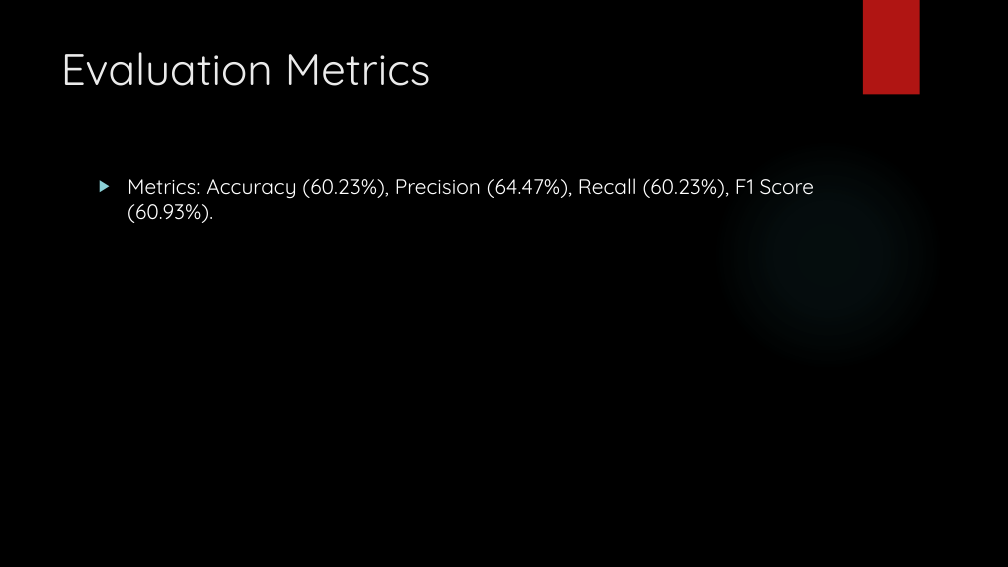
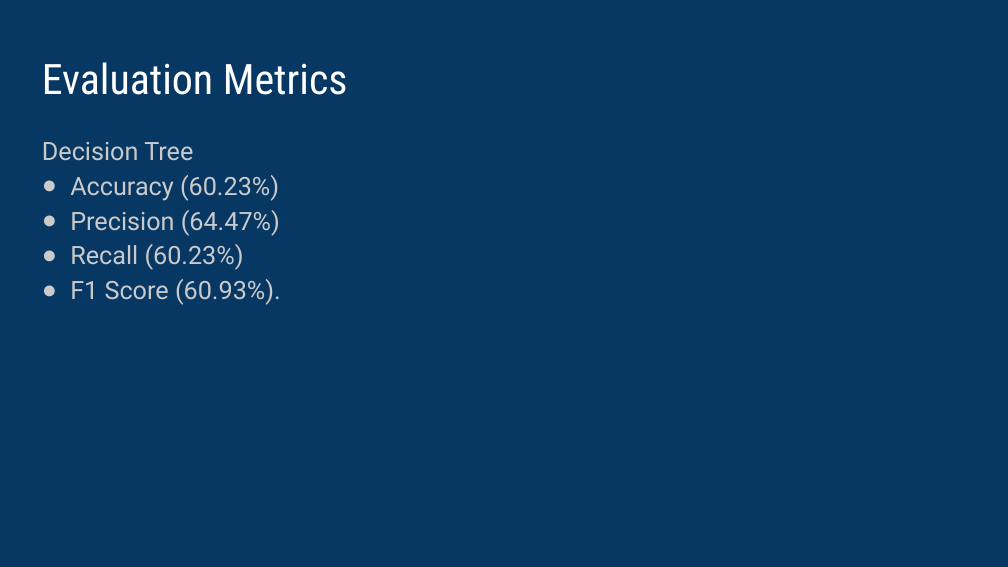
Before and after one commit to vipvivek15/CMPE_255_Final_Project, a slide deck: slide 12 of Final_presentation.pptx (slide 10 before the commit). Drawn at 1008x567 pixels with LibreOffice and Linux fonts; fonts in the diff are those of the drawing; background and template pictures are left out. Boxes give left, top, right and bottom in pixels: in the first picture for what was removed or moved away, otherwise in the second. Text is boxed around its words. In the diff, an @@ line names an element or a change of style, - is before the commit and + after.

```diff
--- a/Final_presentation.pptx
+++ b/Final_presentation.pptx
@@ background picture (left out) to #073763 @@
@@ rectangle removed at [863,0,920,95] @@
@@ title "Evaluation Metrics": place and size @@
-title "Evaluation Metrics" at [61,52,431,86]
+title "Evaluation Metrics" at [42,62,348,95]
@@ title "Evaluation Metrics" at [42,62,348,95]: size 42 to 40 pt, font Quicksand to Roboto Condensed, text colour #EBEBEB to #FFFFFF @@
@@ text at [42,142,281,305]: text changed; size 20 to 24 pt; font Quicksand to Roboto; text colour #FFFFFF to #CACACA @@
-▶ Metrics: Accuracy (60.23%), Precision (64.47%), Recall (60.23%), F1 Score (60.93%).
+Decision Tree
+● Accuracy (60.23%)
+● Precision (64.47%)
+● Recall (60.23%)
+● F1 Score (60.93%).
@@ ellipse removed at [712,138,944,371] @@
```
Also in this commit, not shown: 13 other slides changed, 4 slides added, 1 slide removed.
